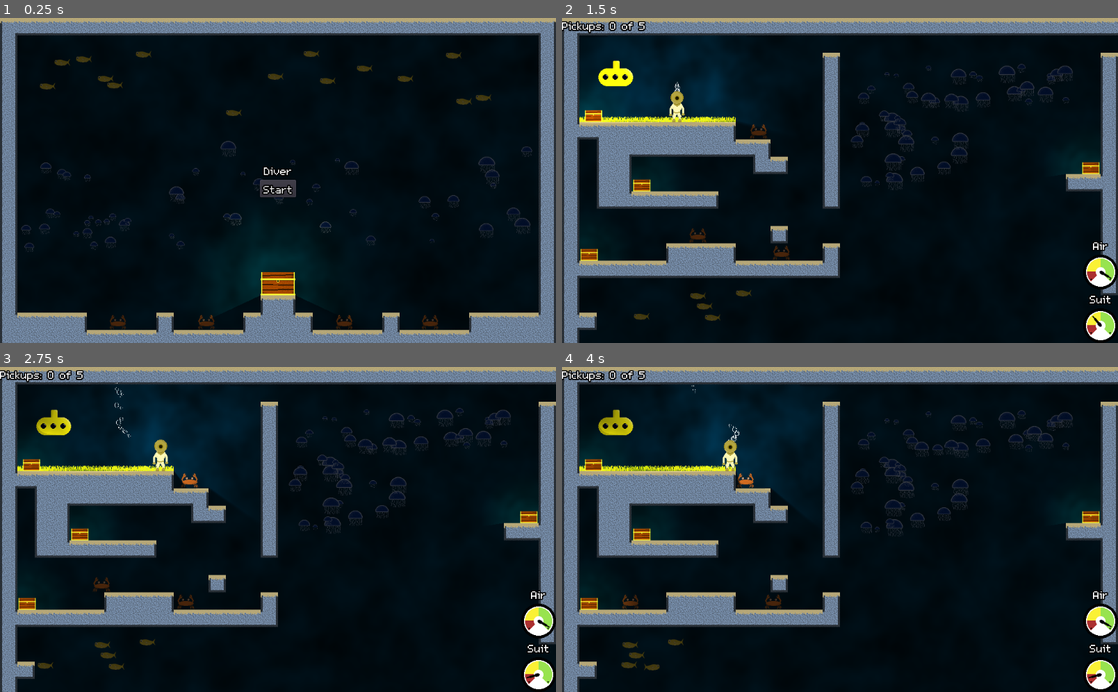
Above: before the commit, frames 1-4 (two rows, left to right).
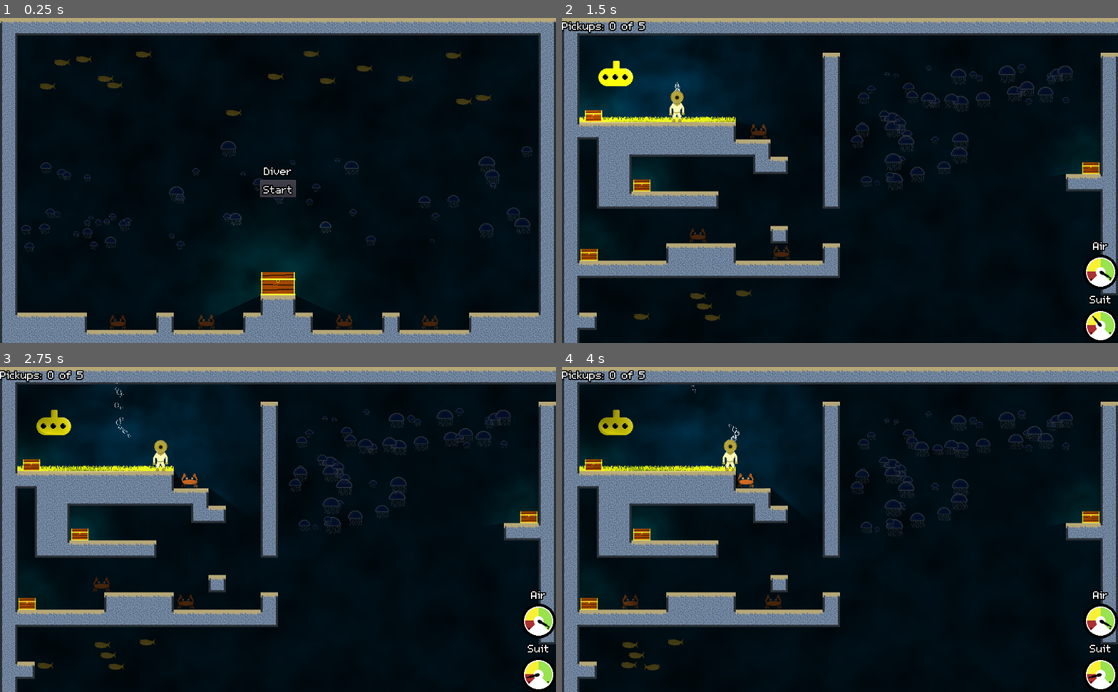
Above: after the commit, the same moments.

Repository: bengosney/diver
Game: Godot game, scene res://Main.tscn
The game is run twice, just before and just after one commit, with the same random seed, the same clock (stepped at 60 frames per second) and the same inputs.
Inputs:
- Up to frame 1 (0.25 s): no input
- Up to frame 2 (1.5 s): click "Start" at 0.5 s; tap Enter (ui_accept) at 1.25 s; hold Right (walk_right) from 1.28 s (still down); hold Down (buoyancy_dec) from 1.28 s (still down)
- Up to frame 3 (2.75 s): keep holding Right (walk_right); tap Enter (ui_accept) at 1.52, 2.27 s; release Down (buoyancy_dec) at 2.03 s; tap Up (buoyancy_inc) at 2.1 s
- Up to frame 4 (4 s): release Right (walk_right) at 2.78 s; hold Left (walk_left) 2.78-3.53 s; hold Down (buoyancy_dec) 2.78-3.53 s; hold Right (walk_right) from 3.53 s (still down); tap Up (buoyancy_inc) at 3.6 s; tap Enter (ui_accept) at 3.77 s

The runs differ from the first frame. In frame 1, less than 0.1% of the frame differs, in the area x 44-47%, y 77-82%; in frame 2, 0.3%, in the area x 5-28%, y 17-31%; in frame 3, 0.3%; in frame 4, 0.2%.

Commit message:
Fix hud and background

Diff:
--- a/HUD/HUD.tscn
+++ b/HUD/HUD.tscn
@@ -65,10 +65,7 @@
 margin_bottom = 292.0
 
 [node name="Pickups" type="RichTextLabel" parent="."]
-anchor_left = 1.0
-anchor_right = 1.0
-margin_left = -1024.0
-margin_right = -802.0
+margin_right = 222.0
 margin_bottom = 27.0
 rect_clip_content = false
 theme = ExtResource( 3 )
--- a/MainLevel/Background.tscn
+++ b/MainLevel/Background.tscn
@@ -18,10 +18,12 @@
 motion_scale = Vector2( 0, 0 )
 
 [node name="ColorRect" type="ColorRect" parent="BaseColour"]
-margin_left = -678.0
-margin_top = -603.0
-margin_right = 2256.0
-margin_bottom = 1247.0
+anchor_right = 1.0
+anchor_bottom = 1.0
+margin_left = -4096.0
+margin_top = -4096.0
+margin_right = 4096.0
+margin_bottom = 4096.0
 color = Color( 0, 0.0980392, 0.14902, 1 )
 __meta__ = {
 "_edit_use_anchors_": false
@@ -32,10 +34,12 @@
 
 [node name="TextureRect" type="TextureRect" parent="Fog1"]
 material = SubResource( 3 )
-margin_left = -671.0
-margin_top = -572.0
-margin_right = 2024.0
-margin_bottom = 1098.0
+anchor_right = 1.0
+anchor_bottom = 1.0
+margin_left = -4096.0
+margin_top = -4096.0
+margin_right = 4096.0
+margin_bottom = 4096.0
 texture = SubResource( 2 )
 stretch_mode = 2
 __meta__ = {
--- a/Player/Player.gd
+++ b/Player/Player.gd
@@ -54,19 +54,7 @@
 
 
 func set_camera_zoom():
-	return
-	var viewport = get_viewport_rect()
-
-	var width = 1024
-	var height = 600
-
-	var zoom_x = min(1, width / viewport.size.x)
-	var zoom_y = min(1, height / viewport.size.y)
-
-	var zoom = min(zoom_x, zoom_y)
-
-	$PlayerCamera.zoom.x = zoom
-	$PlayerCamera.zoom.y = zoom
+	pass
 
 
 func set_camera_extents(top, left, right, bottom):
--- a/Player/Player.tscn
+++ b/Player/Player.tscn
@@ -59,6 +59,7 @@
 light_mask = 2
 frames = SubResource( 1 )
 animation = "idle"
+frame = 1
 playing = true
 
 [node name="Leeks" type="Node2D" parent="."]
